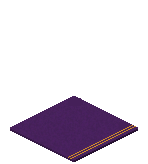
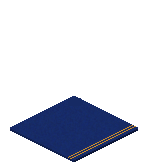
Layer changes from the first w=148, h=164 image to the second:
pixels changed over [10, 96, 138, 162] (layer not identified)
